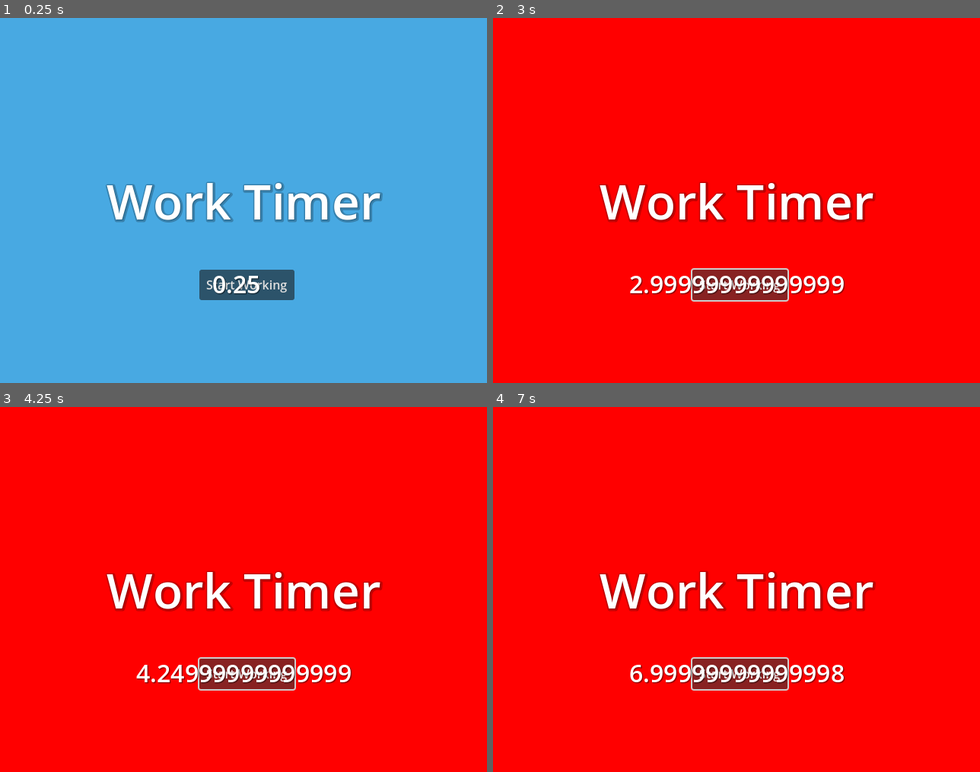
Above: before the commit, frames 1-4 (two rows, left to right).
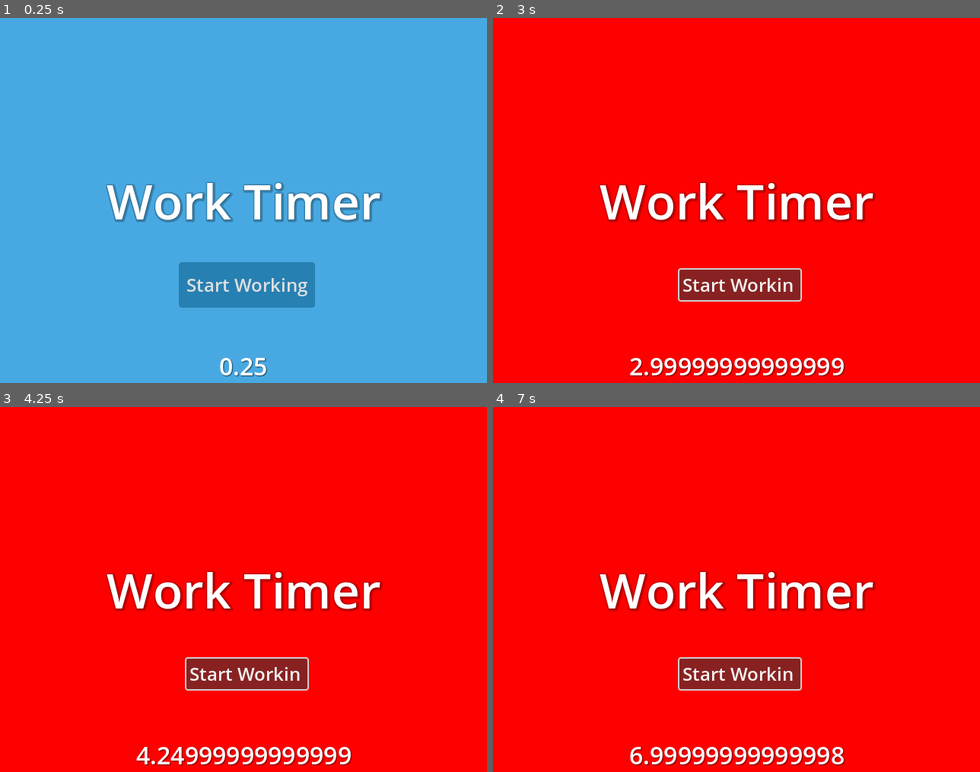
Above: after the commit, the same moments.

Repository: ForlornU/Gomodoro
Game: Godot game, scene res://MainScene.tscn
The game is run twice, just before and just after one commit, with the same random seed, the same clock (stepped at 60 frames per second) and the same inputs.
Inputs:
- Up to frame 1 (0.25 s): no input
- Up to frame 2 (3 s): click "Start Working" at 0.5 s; click "Start Working" at 1.25 s; click "Start Working" at 2 s
- Up to frame 3 (4.25 s): no input
- Up to frame 4 (7 s): no input

The runs differ from the first frame. In frame 1, 3.7% of the frame differs, in the area x 36-65%, y 66-99%; in frame 2, 3.2%; in frame 3, 3.2%; in frame 4, 3.3%.

Commit message:
Button Theme

Diff:
--- a/MainScene.tscn
+++ b/MainScene.tscn
@@ -1,8 +1,24 @@
-[gd_scene load_steps=4 format=3 uid="uid://c5ly7bkm4fbg3"]
+[gd_scene load_steps=6 format=3 uid="uid://c5ly7bkm4fbg3"]
 
 [ext_resource type="Script" path="res://ButtonLogic.gd" id="1_jejwl"]
 [ext_resource type="LabelSettings" uid="uid://dllnu5l76xe7o" path="res://LargeLabel.tres" id="1_x06a6"]
 [ext_resource type="LabelSettings" uid="uid://c7ql4jt5wyol1" path="res://timer_label.tres" id="3_f5d3i"]
+
+[sub_resource type="StyleBoxFlat" id="StyleBoxFlat_gemb7"]
+bg_color = Color(0.15255, 0.503309, 0.696748, 1)
+corner_radius_top_left = 4
+corner_radius_top_right = 4
+corner_radius_bottom_right = 4
+corner_radius_bottom_left = 4
+corner_detail = 3
+expand_margin_left = 10.0
+expand_margin_top = 10.0
+expand_margin_right = 10.0
+expand_margin_bottom = 10.0
+
+[sub_resource type="Theme" id="Theme_s8gf5"]
+Button/font_sizes/font_size = 24
+Button/styles/normal = SubResource("StyleBoxFlat_gemb7")
 
 [node name="Control" type="Control"]
 layout_mode = 3
@@ -52,6 +68,7 @@
 offset_bottom = 131.0
 grow_horizontal = 2
 grow_vertical = 2
+theme = SubResource("Theme_s8gf5")
 text = "Start Working"
 
 [node name="TimerLabel" type="Label" parent="ColorRect"]
@@ -62,12 +79,15 @@
 anchor_right = 0.5
 anchor_bottom = 1.0
 offset_left = -41.0
-offset_top = -153.0
+offset_top = -45.0
 offset_right = 41.0
-offset_bottom = -108.0
 grow_horizontal = 2
 grow_vertical = 0
 text = "00:00"
 label_settings = ExtResource("3_f5d3i")
+horizontal_alignment = 1
+
+[node name="Timer" type="Timer" parent="."]
 
 [connection signal="pressed" from="ColorRect/Button" to="." method="_button_pressed"]
+[connection signal="timeout" from="Timer" to="." method="_on_timer_timeout"]
